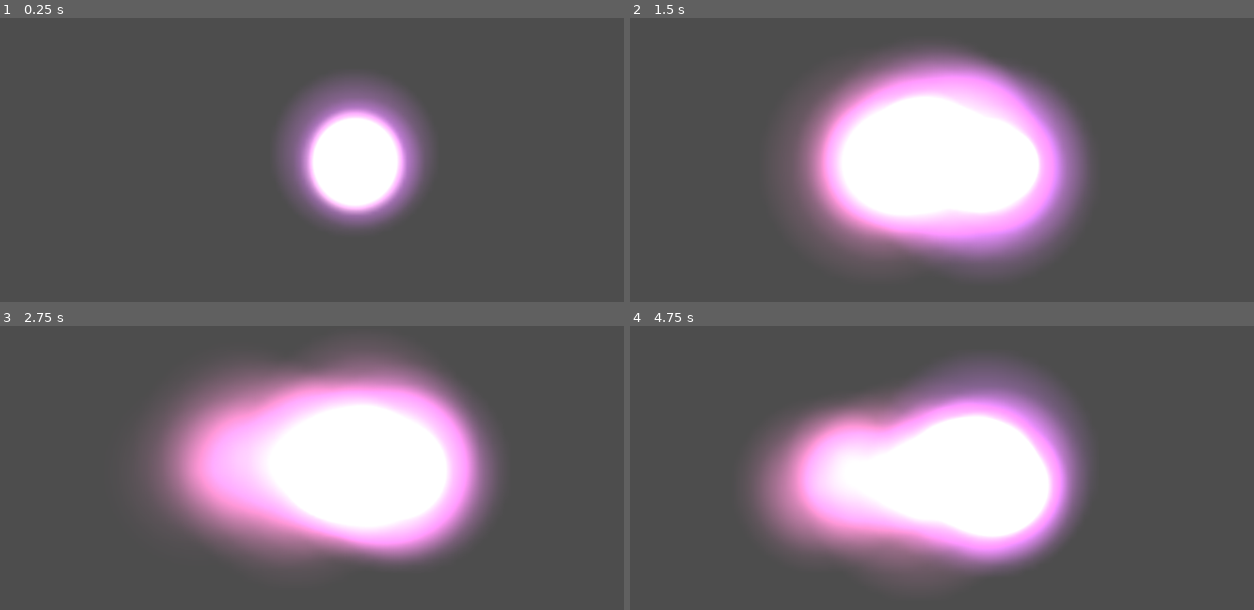
Above: before the commit, frames 1-4 (two rows, left to right).
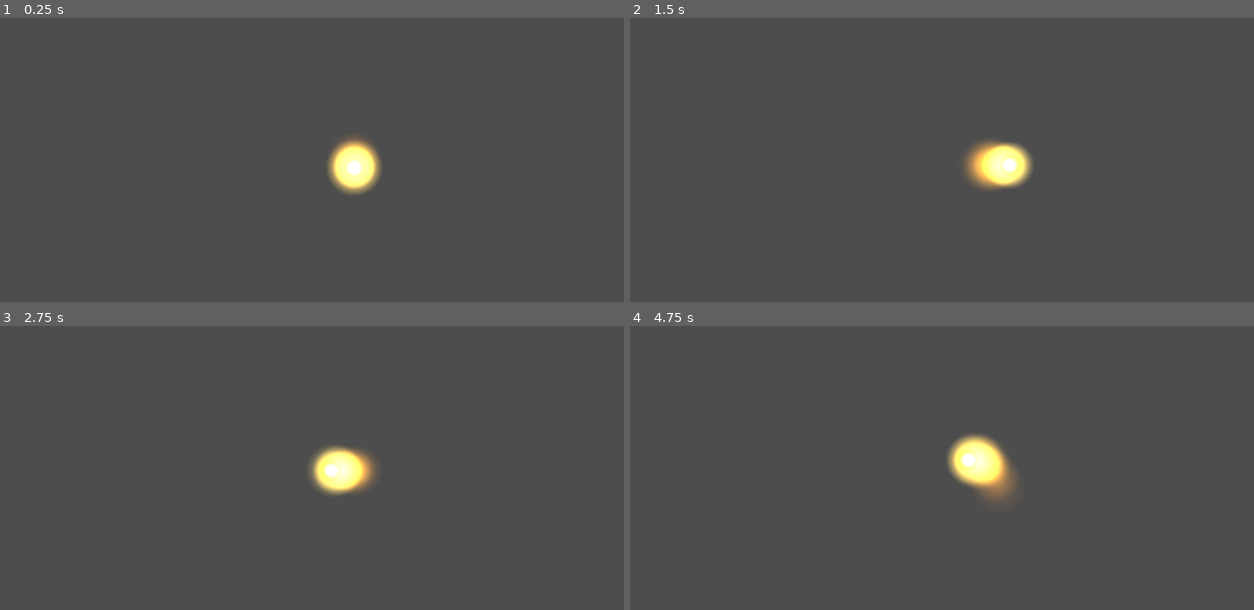
Above: after the commit, the same moments.

Repository: Ito-x/Zell
Game: Godot game, scene res://scenes/world/LesYeux.tscn
The game is run twice, just before and just after one commit, with the same random seed, the same clock (stepped at 60 frames per second) and the same inputs.
Inputs:
- Up to frame 1 (0.25 s): no input
- Up to frame 2 (1.5 s): hold D (move_right) from 0.53 s (still down); tap Space (jump) at 0.77 s
- Up to frame 3 (2.75 s): tap Space (jump) at 1.52 s; release D (move_right) at 2.03 s; hold A (move_left) from 2.03 s (still down)
- Up to frame 4 (4.75 s): release A (move_left) at 2.78 s; hold D (move_right) 2.78-4.28 s; tap Space (jump) at 3.02, 3.77, 4.52 s; hold A (move_left) from 4.28 s (still down)

The runs differ from the first frame. In frame 1, 9.7% of the frame differs, in the area x 44-69%, y 21-74%; in frame 2, 30%; in frame 3, 34%, in the area x 23-80%, y 8-85%; in frame 4, 31%.

Commit message:
feat: refonte sprite Zell + scènes de test
- Player.tscn : sprite étincelle (gradient radial blanc→or→ambré, échelle 0.20)
  traînée courte (local_coords=false, lifetime 0.25s) + aura dorée dosée
- TestLevel.tscn : nettoyage caméra dupliquée
- test.tscn : scène de test propre (Player + sol simple)
- project.godot : scène principale → LesYeux.tscn

Co-Authored-By: Claude Sonnet 4.6 <noreply@anthropic.com>

Diff:
--- a/scenes/player/Player.tscn
+++ b/scenes/player/Player.tscn
@@ -1,13 +1,26 @@
-[gd_scene load_steps=12 format=3]
+[gd_scene load_steps=11 format=3]
 
 [ext_resource type="Script" path="res://scenes/player/Player.gd" id="1_player"]
 
 [sub_resource type="CircleShape2D" id="CircleShape2D_player"]
 radius = 14.0
 
+[sub_resource type="Gradient" id="Gradient_body"]
+interpolation_mode = 0
+offsets = PackedFloat32Array(0.0, 0.20, 0.50, 0.72, 1.0)
+colors = PackedColorArray(1.0, 1.0, 1.0, 1.0, 1.0, 0.95, 0.60, 1.0, 1.0, 0.72, 0.08, 0.9, 0.88, 0.48, 0.04, 0.18, 0.20, 0.06, 0.0, 0.0)
+
+[sub_resource type="GradientTexture2D" id="GradientTexture2D_body"]
+gradient = SubResource("Gradient_body")
+width = 256
+height = 256
+fill = 1
+fill_from = Vector2(0.5, 0.5)
+fill_to = Vector2(1.0, 0.5)
+
 [sub_resource type="Gradient" id="Gradient_soft"]
 offsets = PackedFloat32Array(0.0, 1.0)
-colors = PackedColorArray(1, 1, 1, 1, 1, 1, 1, 0)
+colors = PackedColorArray(1.0, 1.0, 1.0, 1.0, 1.0, 1.0, 1.0, 0.0)
 
 [sub_resource type="GradientTexture2D" id="GradientTexture2D_soft"]
 gradient = SubResource("Gradient_soft")
@@ -20,44 +33,21 @@
 [sub_resource type="CanvasItemMaterial" id="CanvasItemMaterial_add"]
 blend_mode = 1
 
-[sub_resource type="Gradient" id="Gradient_glow"]
+[sub_resource type="Gradient" id="Gradient_aura"]
 offsets = PackedFloat32Array(0.0, 0.5, 1.0)
-colors = PackedColorArray(1, 0.97, 0.75, 1, 1, 0.82, 0.35, 0.7, 1, 0.7, 0.2, 0)
-
-[sub_resource type="GradientTexture1D" id="GradientTexture1D_glow"]
-gradient = SubResource("Gradient_glow")
-width = 256
-
-[sub_resource type="ParticleProcessMaterial" id="PPM_glow"]
-emission_shape = 1
-emission_sphere_radius = 7.0
-gravity = Vector3(0, 0, 0)
-initial_velocity_min = 2.0
-initial_velocity_max = 10.0
-orbit_velocity_min = 0.5
-orbit_velocity_max = 1.0
-scale_min = 2.5
-scale_max = 5.5
-color_ramp = SubResource("GradientTexture1D_glow")
-
-[sub_resource type="Gradient" id="Gradient_aura"]
-offsets = PackedFloat32Array(0.0, 0.45, 1.0)
-colors = PackedColorArray(0.78, 0.32, 1.0, 0.85, 1.0, 0.42, 0.78, 0.45, 1.0, 0.42, 0.78, 0)
+colors = PackedColorArray(1.0, 0.88, 0.35, 0.7, 1.0, 0.65, 0.08, 0.3, 0.6, 0.25, 0.02, 0.0)
 
 [sub_resource type="GradientTexture1D" id="GradientTexture1D_aura"]
 gradient = SubResource("Gradient_aura")
 width = 256
 
 [sub_resource type="ParticleProcessMaterial" id="PPM_aura"]
-emission_shape = 1
-emission_sphere_radius = 20.0
+emission_shape = 0
 gravity = Vector3(0, 0, 0)
-initial_velocity_min = 0.5
-initial_velocity_max = 4.5
-orbit_velocity_min = 0.12
-orbit_velocity_max = 0.35
-scale_min = 5.0
-scale_max = 12.0
+initial_velocity_min = 0.0
+initial_velocity_max = 0.8
+scale_min = 1.5
+scale_max = 3.0
 color_ramp = SubResource("GradientTexture1D_aura")
 
 [node name="Player" type="CharacterBody2D"]
@@ -65,30 +55,16 @@
 
 [node name="ZellVisual" type="Node2D" parent="."]
 
-[node name="Light" type="PointLight2D" parent="ZellVisual"]
-texture = SubResource("GradientTexture2D_soft")
-color = Color(1.0, 0.82, 0.45, 1)
-energy = 1.3
-texture_scale = 3.5
-
-[node name="Core" type="Polygon2D" parent="ZellVisual"]
-material = SubResource("CanvasItemMaterial_add")
-color = Color(1, 0.97, 0.88, 1)
-polygon = PackedVector2Array(8, 0, 5.657, 5.657, 0, 8, -5.657, 5.657, -8, 0, -5.657, -5.657, 0, -8, 5.657, -5.657)
-
-[node name="Glow" type="GPUParticles2D" parent="ZellVisual"]
-material = SubResource("CanvasItemMaterial_add")
-amount = 32
-lifetime = 1.2
-randomness = 0.4
-process_material = SubResource("PPM_glow")
-texture = SubResource("GradientTexture2D_soft")
+[node name="Core" type="Sprite2D" parent="ZellVisual"]
+texture = SubResource("GradientTexture2D_body")
+scale = Vector2(0.20, 0.20)
 
 [node name="Aura" type="GPUParticles2D" parent="ZellVisual"]
 material = SubResource("CanvasItemMaterial_add")
-amount = 24
-lifetime = 2.4
-randomness = 0.6
+amount = 16
+lifetime = 0.25
+randomness = 0.3
+local_coords = false
 process_material = SubResource("PPM_aura")
 texture = SubResource("GradientTexture2D_soft")
 
--- a/scenes/world/TestLevel.tscn
+++ b/scenes/world/TestLevel.tscn
@@ -9,20 +9,13 @@
 background_mode = 1
 background_color = Color(0.04, 0.02, 0.07, 1)
 glow_enabled = true
+glow_levels/1 = 0.1
+glow_levels/4 = 0.0
 glow_intensity = 0.8
 glow_strength = 1.2
 glow_bloom = 0.4
 glow_blend_mode = 2
-glow_hdr_luminance_cap = 12.0
 glow_hdr_threshold = 0.5
-glow_hdr_scale = 2.0
-glow_levels/1 = 0.1
-glow_levels/2 = 0.8
-glow_levels/3 = 0.4
-glow_levels/4 = 0.0
-glow_levels/5 = 0.0
-glow_levels/6 = 0.0
-glow_levels/7 = 0.0
 
 [node name="TestLevel" type="Node2D" unique_id=272153411]
 
@@ -43,5 +36,5 @@
 color = Color(0.1937263, 0.1192298, 0.67973316, 1)
 polygon = PackedVector2Array(-400, -16, -55.386505, -16, 400, -16, 400, 16, -400, 16)
 
-[node name="WorldEnvironment" type="WorldEnvironment" parent="."]
+[node name="WorldEnvironment" type="WorldEnvironment" parent="." unique_id=1317482503]
 environment = SubResource("Environment_zell")
--- /dev/null
+++ b/test.tscn
@@ -0,0 +1,17 @@
+[gd_scene format=3 uid="uid://e5ufq5pj5uuk"]
+
+[ext_resource type="PackedScene" path="res://scenes/player/Player.tscn" id="1_37kl0"]
+
+[sub_resource type="RectangleShape2D" id="RectangleShape2D_floor"]
+size = Vector2(800, 20)
+
+[node name="test" type="Node2D" unique_id=1174418191]
+
+[node name="Player" parent="." unique_id=567711681 instance=ExtResource("1_37kl0")]
+position = Vector2(1, 36)
+
+[node name="Floor" type="StaticBody2D" parent="." unique_id=1100402132]
+position = Vector2(0, 100)
+
+[node name="CollisionShape2D" type="CollisionShape2D" parent="Floor" unique_id=1430694486]
+shape = SubResource("RectangleShape2D_floor")
